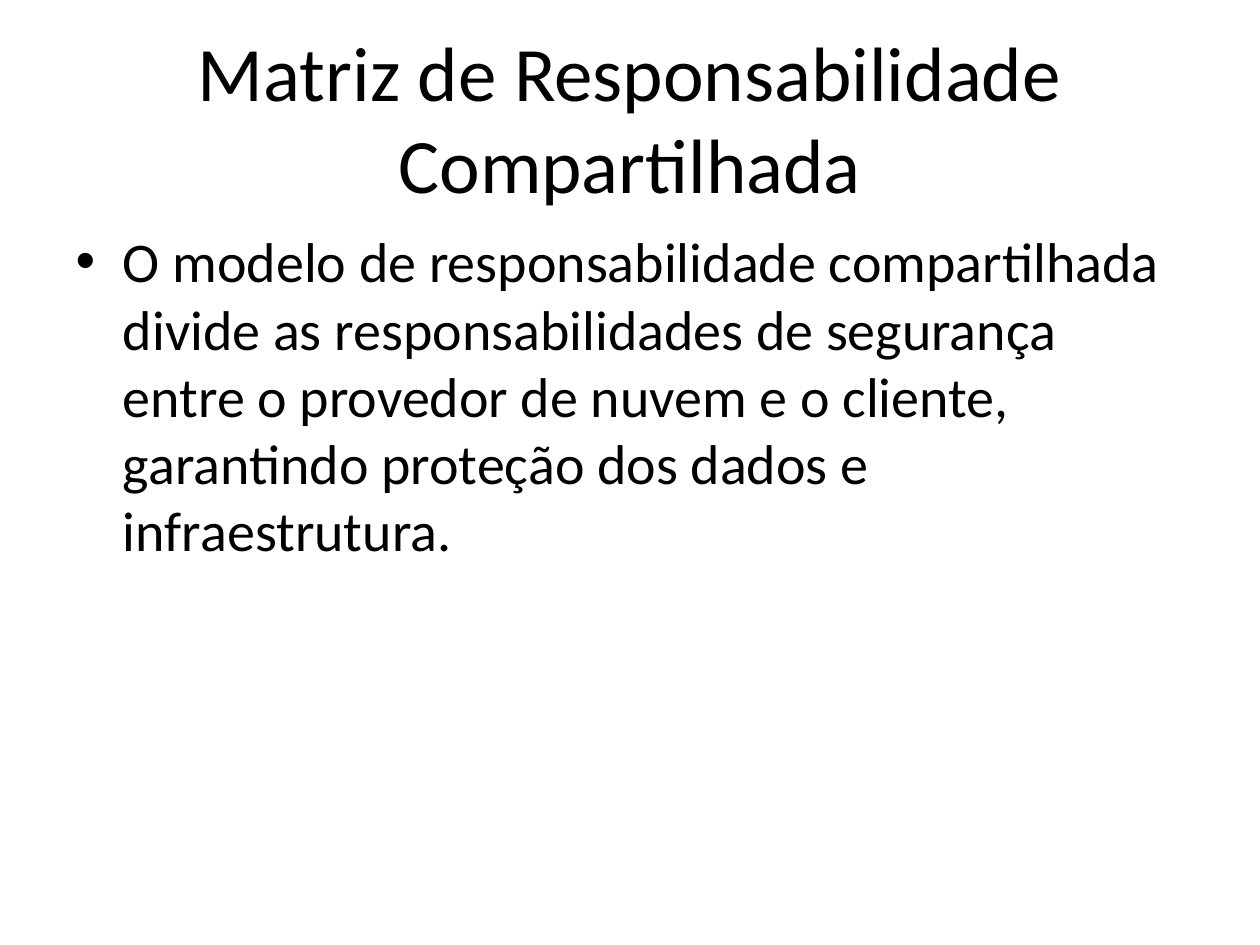
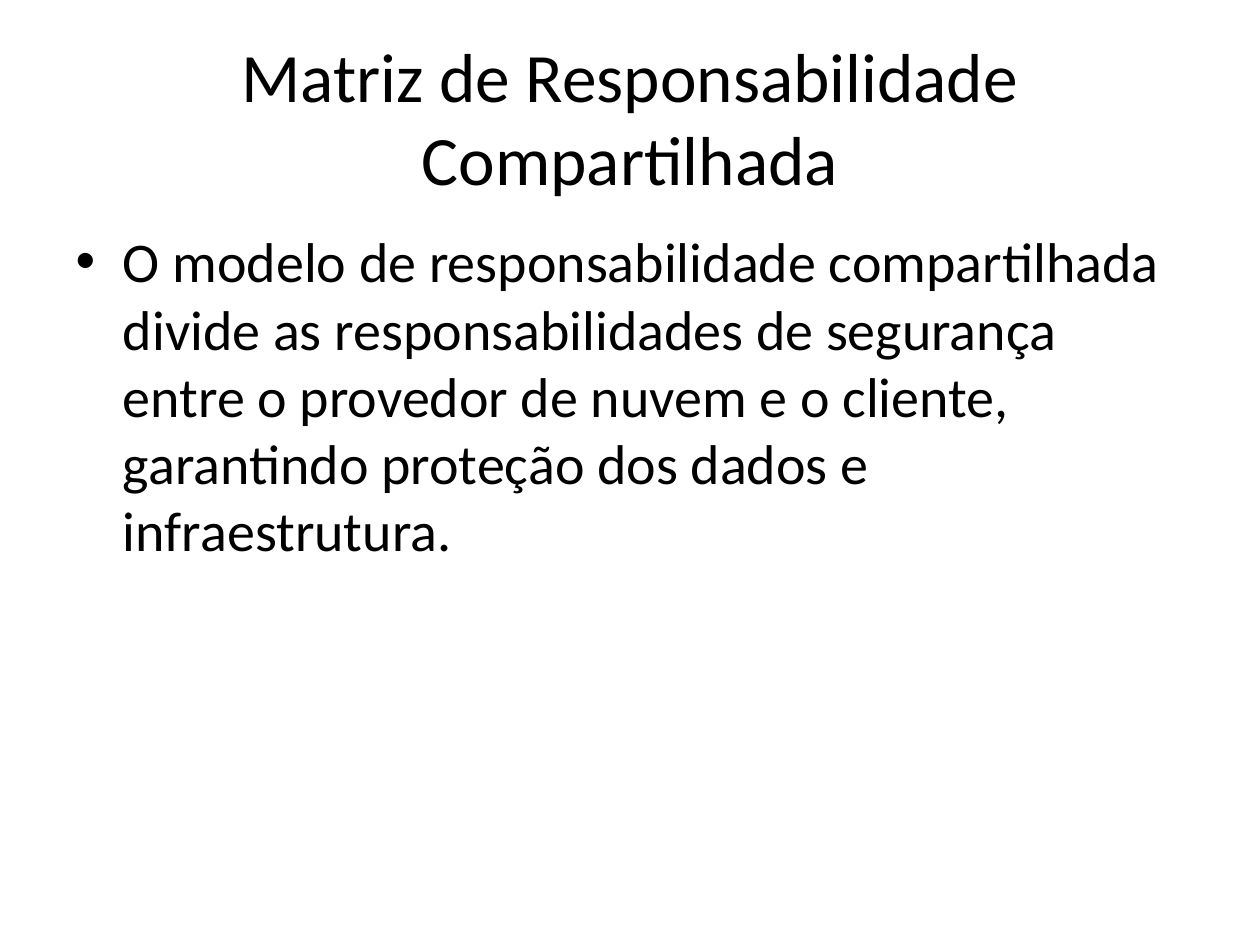
Before and after one commit to gitandreihirata/Aula-de-Computacao-Nuvem, a slide deck: slide 13 of Conceitos_Computacao_Nuvem_Completo.pptx. Drawn at 1260x945 pixels with LibreOffice and Linux fonts; fonts in the diff are those of the drawing. Boxes give left, top, right and bottom in pixels: in the first picture for what was removed or moved away, otherwise in the second. Text is boxed around its words. In the diff, an @@ line names an element or a change of style, - is before the commit and + after.

```diff
--- a/Conceitos_Computacao_Nuvem_Completo.pptx
+++ b/Conceitos_Computacao_Nuvem_Completo.pptx
@@ title "Matriz de Responsabilidade Compartilhada" at (242, 54, 1018, 197): size 44 to 39.6 pt @@
```
Also in this commit, not shown: 4 other slides changed, 3 other files.
